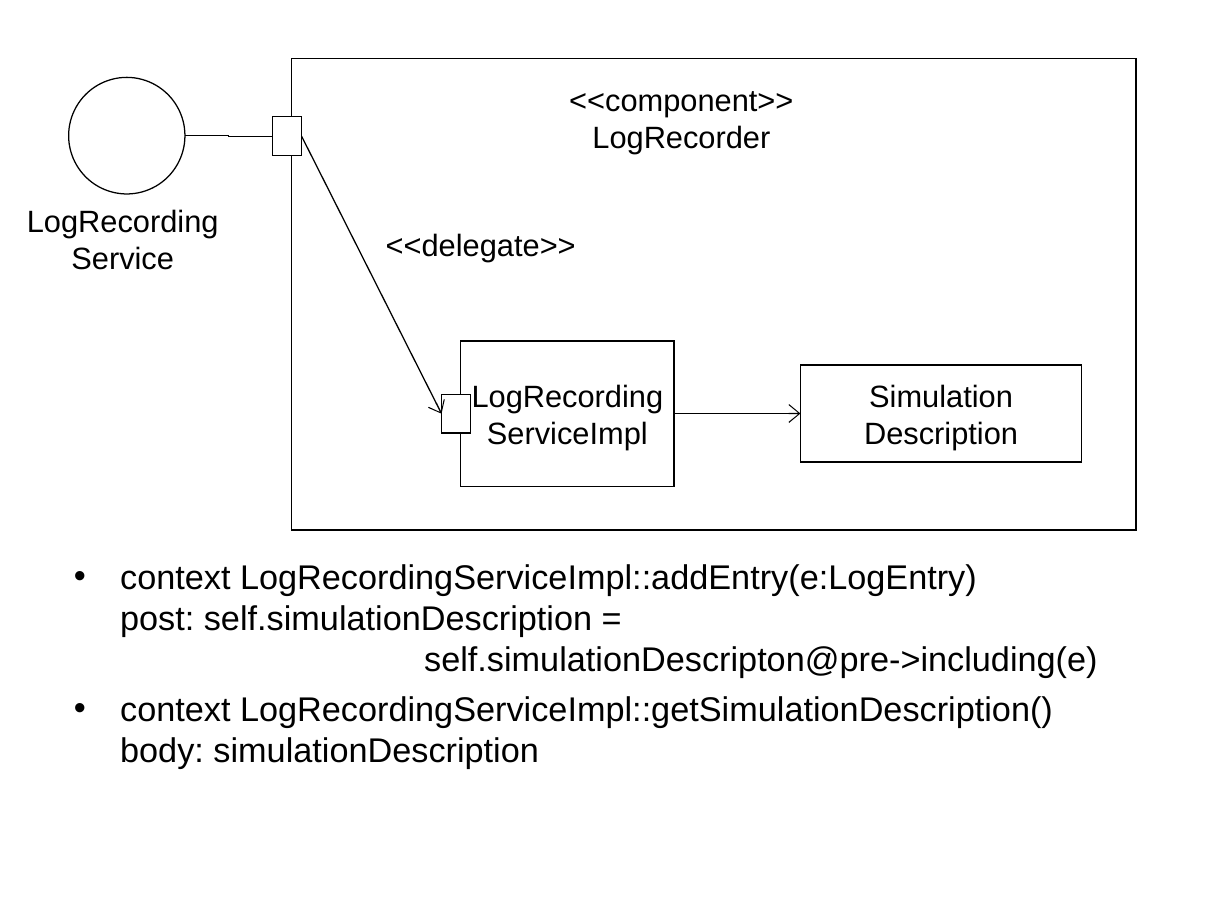
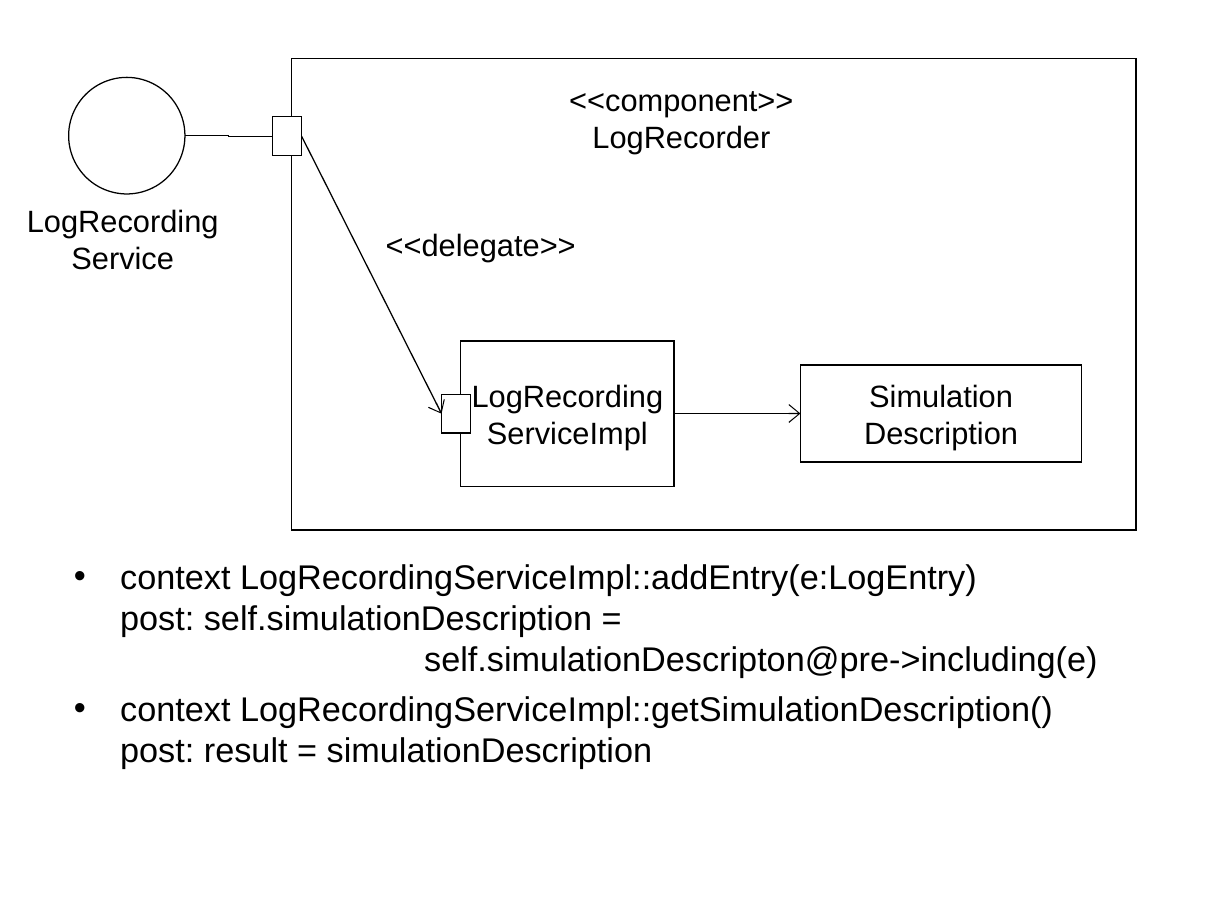
Before and after one commit to krishprince/rollerslam, a slide deck: slide 4 of docs/Logging/LoggingPIM.ppt. Drawn at 1232x924 pixels with LibreOffice and Linux fonts; fonts in the diff are those of the drawing. Boxes give left, top, right and bottom in pixels: in the first picture for what was removed or moved away, otherwise in the second. Text is boxed around its words. In the diff, an @@ line names an element or a change of style, - is before the commit and + after.

```diff
--- a/docs/Logging/LoggingPIM.ppt
+++ b/docs/Logging/LoggingPIM.ppt
@@ text at (120, 696, 1053, 768): text changed @@
-• context LogRecordingServiceImpl::getSimulationDescription()
-  body: simulationDescription
+• context LogRecordingServiceImpl::getSimulationDescription()
+  post: result = simulationDescription
```
Also in this commit, not shown: 6 other slides changed, 5 slides added, 1 slide removed, 3 other files.
